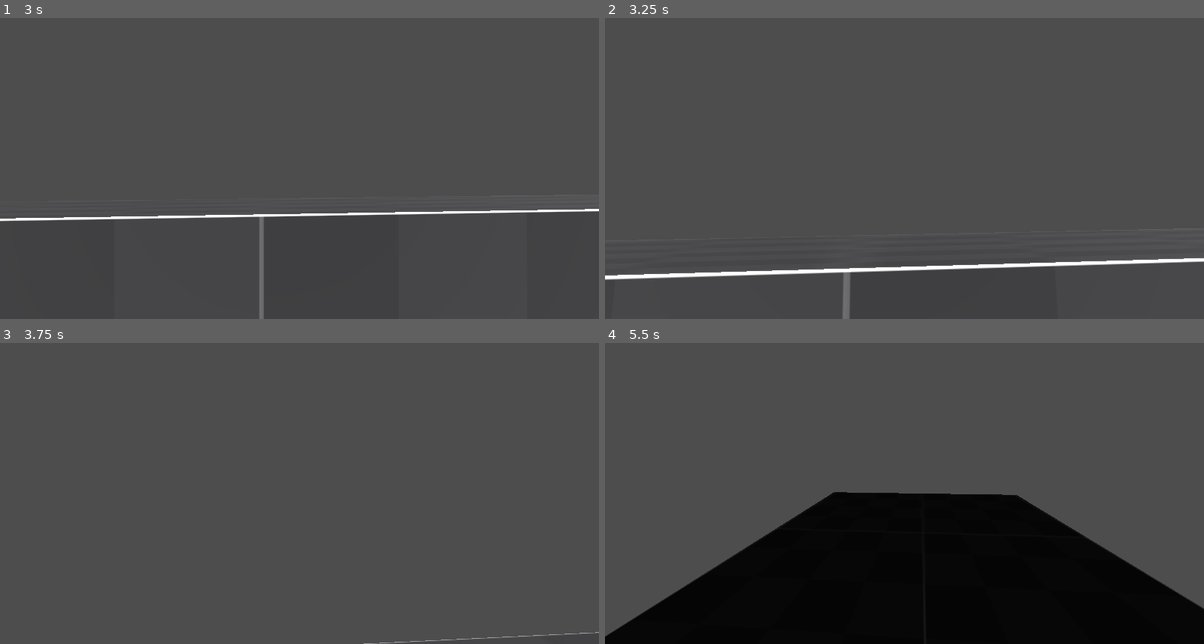
Above: before the commit, frames 1-4 (two rows, left to right).
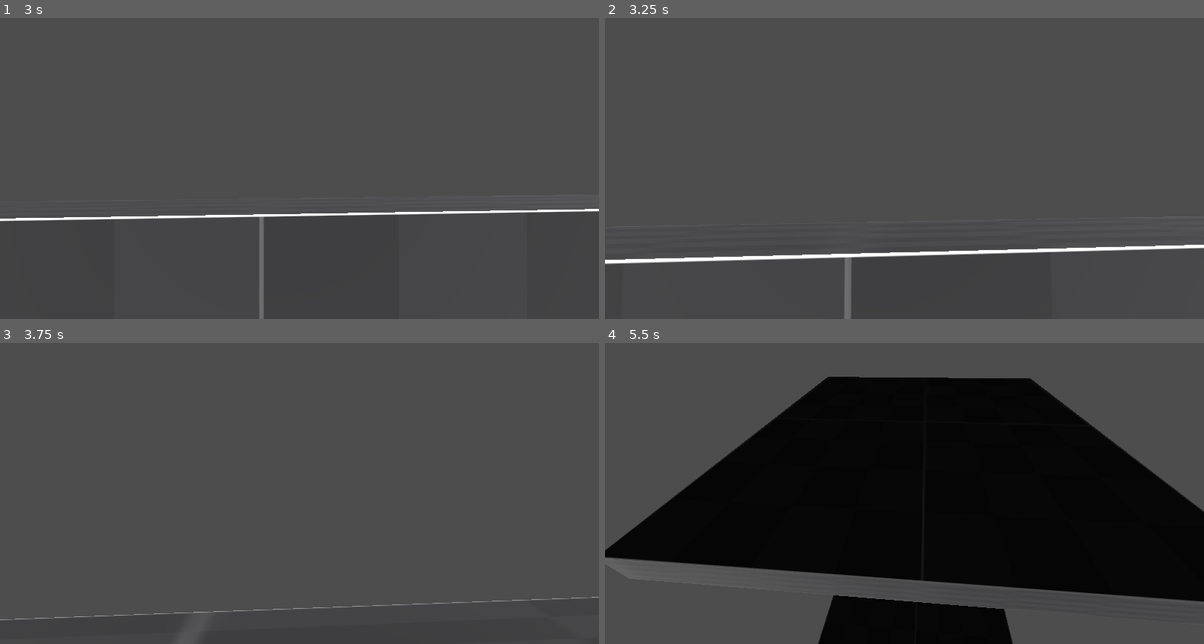
Above: after the commit, the same moments.

Repository: Drakonkinst/pirate-jam-17
Game: Godot game, scene res://game.tscn
Same seed, same stepped clock (60 frames per second), same inputs: the game is played once before the commit and once after it.
Inputs (mouse positions are in pixels of both pictures, inside the frame that each line leads up to):
- Up to frame 1 (3 s): tap Enter at 0.5 s; move the mouse to (329, 150) at 0.52 s; press the mouse at (329, 150) at 0.53 s; hold W (move_forward) from 0.53 s (still down); move the mouse to (269, 153) at 1.27 s; release the mouse at (269, 153) at 1.28 s; right-click (269, 153) at 1.35 s; move the mouse to (311, 144) at 2.02 s; press the mouse at (311, 144) at 2.03 s; move the mouse to (293, 156) at 2.77 s; release the mouse at (293, 156) at 2.78 s; right-click (293, 156) at 2.85 s
- Up to frame 2 (3.25 s): keep holding W (move_forward)
- Up to frame 3 (3.75 s): keep holding W (move_forward); move the mouse to (341, 478) at 3.52 s; press the mouse at (341, 478) at 3.53 s
- Up to frame 4 (5.5 s): tap P (pause) at 4.15 s; move the mouse to (724, 424) at 4.27 s; release W (move_forward) at 4.28 s; release the mouse at (724, 424) at 4.28 s; hold A (move_left) 4.28-5.03 s; right-click (724, 424) at 4.35 s; move the mouse to (934, 475) at 5.02 s; press the mouse at (934, 475) at 5.03 s; hold S (move_backward) from 5.03 s (still down)

Frame 1 is identical in both runs. In frame 2, 3.0% of the frame differs, in the area x 0-100%, y 75-100%; in frame 3, 0.3%; in frame 4, 49%, in the area x 0-100%, y 11-100%.

Commit message:
Add a timer for surface alignment to kick in

Diff:
--- a/player.tscn
+++ b/player.tscn
@@ -42,3 +42,7 @@
 shape = SubResource("SphereShape3D_i3pqv")
 target_position = Vector3(0, 0, 0)
 collision_mask = 2
+
+[node name="SurfaceAlignmentTimer" type="Timer" parent="."]
+unique_name_in_owner = true
+wait_time = 0.5
--- a/player/player.gd
+++ b/player/player.gd
@@ -4,23 +4,32 @@
 
 @onready var input_state: InputState = %InputState
 @onready var nearby_surface_detection: NearbySurfaceDetection = %NearbySurfaceDetection
+@onready var surface_alignment_timer: Timer = %SurfaceAlignmentTimer
 var movement_speed := 100
 var look_sensitivity := 50.0
 var roll_speed := 80
 var surface_align_speed_when_still := 1.5
-var surface_align_speed_when_moving := 0.25
+var surface_align_speed_when_moving := 0.1
+var should_surface_align_quickly := true
 var touching_surface := false
 
 func _ready() -> void:
     input_state.mouse_looked.connect(_on_input_state_mouse_looked)
+    surface_alignment_timer.timeout.connect(_on_surface_alignment_timer_timeout)
     angular_damp = 1.0
     angular_damp_mode = DAMP_MODE_COMBINE
+
+func _on_surface_alignment_timer_timeout():
+    should_surface_align_quickly = true
 
 func _on_input_state_mouse_looked(look_dir: Vector2):
     var right := -global_transform.basis.x
     var down := -global_transform.basis.y
     var delta_x := look_dir.y * look_sensitivity
     var delta_y := look_dir.x * look_sensitivity
+    print(look_dir.length_squared())
+    if look_dir.length_squared() > 0.0001:
+        _pause_surface_alignment(1.5)
     rotate(down, deg_to_rad(delta_y))
     rotate(right, deg_to_rad(delta_x))
 
@@ -31,6 +40,8 @@
     var up := global_transform.basis.y
     var nearby_surface_vector := nearby_surface_detection.nearby_surface_vector
     var is_still := input_vector.is_zero_approx() && input_state.roll_input == 0
+    if !is_still:
+        _pause_surface_alignment(1.0)
 
     var move_dir := ((left * input_vector.x) + (up * input_vector.y) + (forward * input_vector.z)).normalized()
     apply_central_force(movement_speed * move_dir * delta)
@@ -45,5 +56,10 @@
         axis = axis.normalized()
 
         var target_basis := global_transform.basis.rotated(axis, alpha)
-        var surface_align_speed := surface_align_speed_when_still if is_still else surface_align_speed_when_moving
+        var surface_align_speed := surface_align_speed_when_still if should_surface_align_quickly else surface_align_speed_when_moving
+        print(surface_align_speed)
         global_transform.basis = global_transform.basis.slerp(target_basis, surface_align_speed * delta)
+
+func _pause_surface_alignment(time: float):
+    should_surface_align_quickly = false
+    surface_alignment_timer.start(max(surface_alignment_timer.time_left, time))
